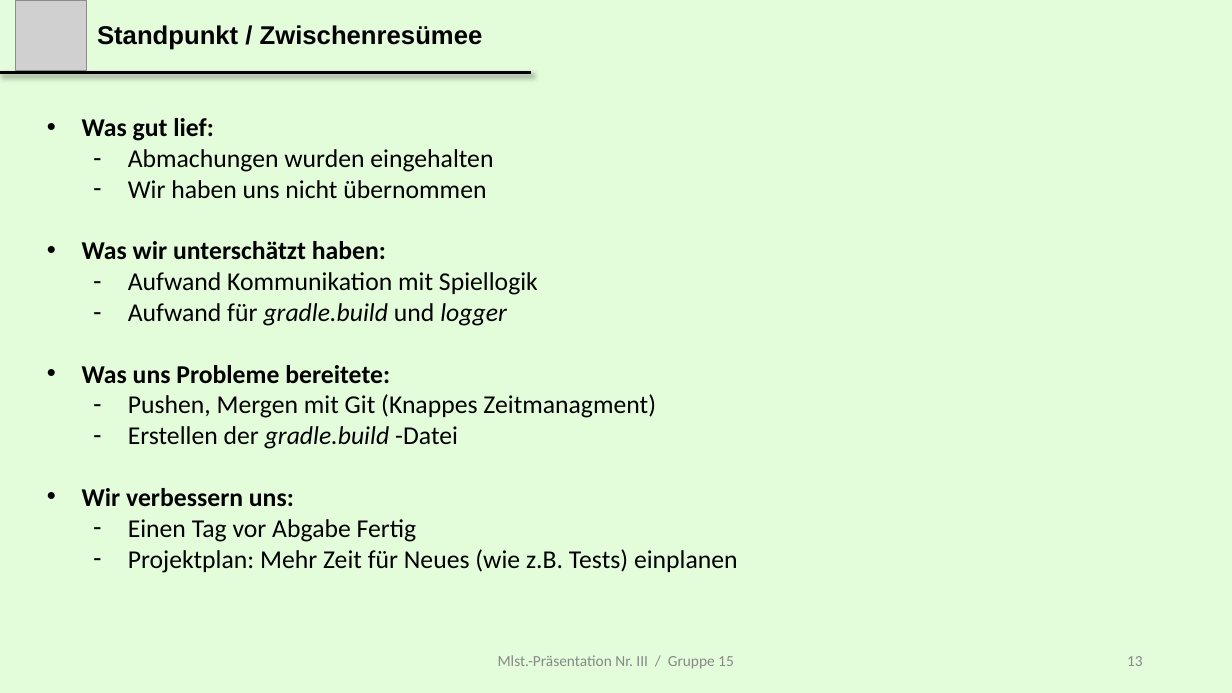
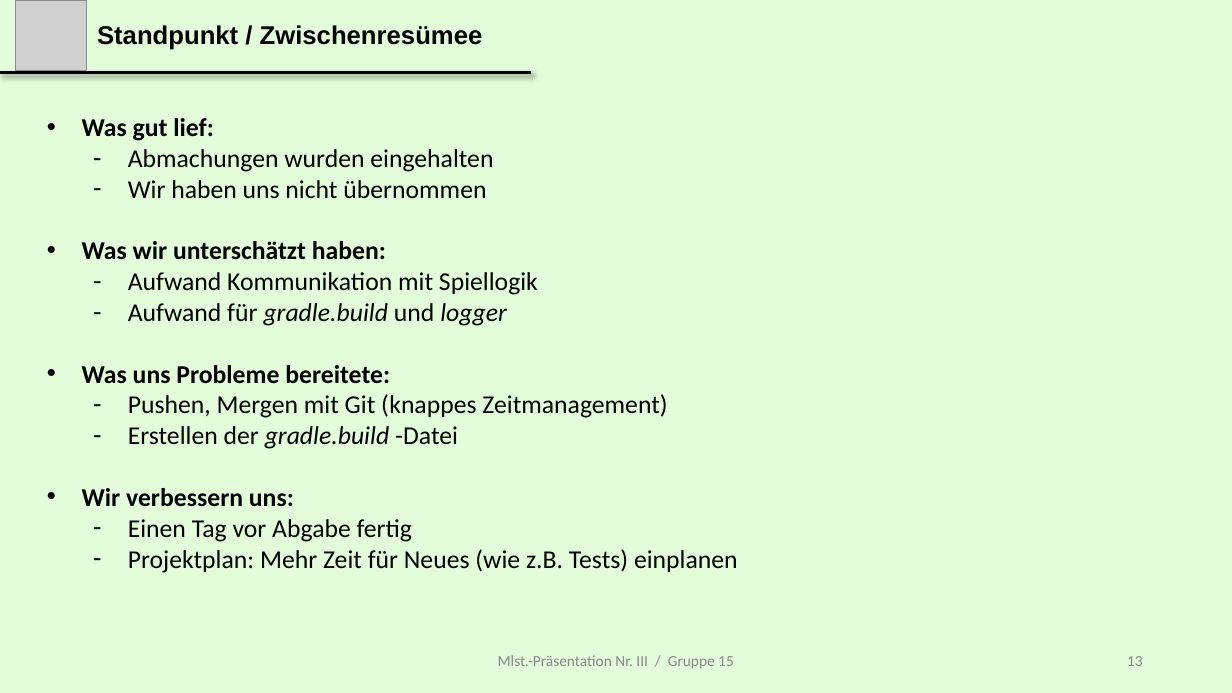
Before and after one commit to gjoyet/skipBo, a slide deck: slide 13 of 00_General/Presentation/MS 3/Presentation_Milestone_iii_Master.pptx. Drawn at 1232x693 pixels with LibreOffice and Linux fonts; fonts in the diff are those of the drawing; grey boxes stand for pictures. Boxes give left, top, right and bottom in pixels: in the first picture for what was removed or moved away, otherwise in the second. Text is boxed around its words. In the diff, an @@ line names an element or a change of style, - is before the commit and + after.

Commit message:
corrected typos in powerpoint

```diff
--- a/00_General/Presentation/MS 3/Presentation_Milestone_iii_Master.pptx
+++ b/00_General/Presentation/MS 3/Presentation_Milestone_iii_Master.pptx
@@ text at bbox=[128, 394, 667, 418]: text changed @@
-  – Pushen, Mergen mit Git (Knappes Zeitmanagment)
+  – Pushen, Mergen mit Git (knappes Zeitmanagement)
@@ text at bbox=[128, 519, 412, 542]: text changed @@
-  – Einen Tag vor Abgabe Fertig
+  – Einen Tag vor Abgabe fertig
```
Also in this commit, not shown: 1 other slide changed, 1 other file.
